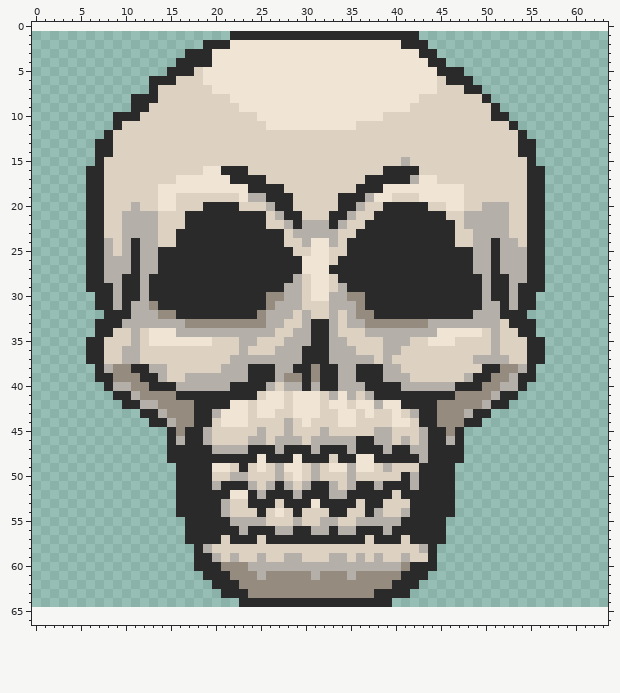
Two versions of one sprite sheet, assets/images/easy_difficulty.png. This is how it looked before the edit.
The file is 512x512 pixels, drawn in blocks of 8x8; one block is one cell here. The old version is drawn lined up with the new one, on the new canvas.
New version:
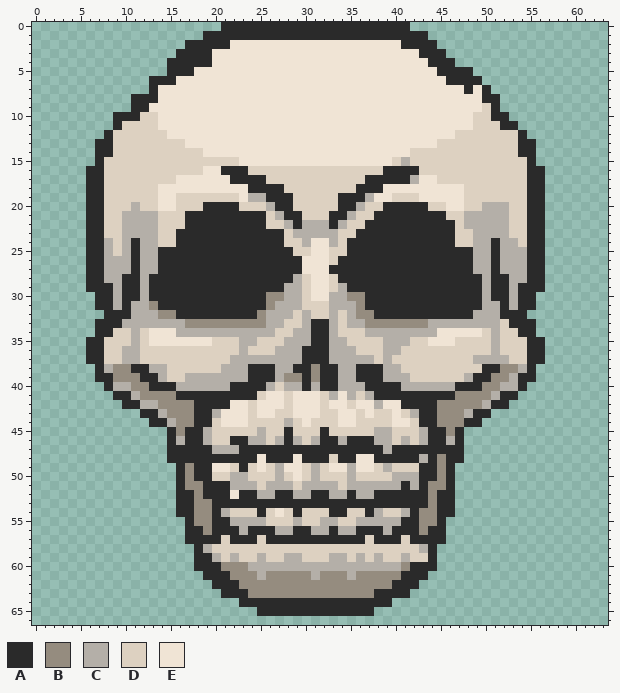
Palette (. is transparent): A #2a2a2a  B #958c7f  C #b4afa8  D #ddd1c1  E #f0e4d5
What changed:
canvas 64x64 -> 64x67, the old top-left corner now at 0,1
y 0: x 21..41 ..................... -> AAAAAAAAAAAAAAAAAAAAA
y 1: x 19..21 ... -> AAA; x 43 . -> A
y 2: x 17..18 .. -> AA; x 44 . -> A
y 3: x 16 . -> A; x 45 . -> A
y 4: x 15 . -> A; x 46 . -> A
y 5: x 18 D -> E; x 48 . -> A
y 6: x 16..18 DDD -> EEE; x 45 D -> E; x 49 . -> A
y 7: x 14..19 DDDDDD -> EEEEEE; x 45..47 DDD -> EEE; x 49..50 A. -> EA
y 8: x 14..21 DDDDDDDD -> EEEEEEEE; x 43..49 DDDDDDD -> EEEEEEE; x 51 . -> A
y 9: x 13..22 DDDDDDDDDD -> EEEEEEEEEE; x 42..49 DDDDDDDD -> EEEEEEEE
y 10: x 14..24 DDDDDDDDDDD -> EEEEEEEEEEE; x 39..48 DDDDDDDDDD -> EEEEEEEEEE
y 11: x 14..25 DDDDDDDDDDDD -> EEEEEEEEEEEE; x 36..48 DDDDDDDDDDDDD -> EEEEEEEEEEEEE; x 52 D -> A
y 12: x 15..46 DDDDDDDDDDDDDDDDDDDDDDDDDDDDDDDD -> EEEEEEEEEEEEEEEEEEEEEEEEEEEEEEEE
y 13: x 17..44 DDDDDDDDDDDDDDDDDDDDDDDDDDDD -> EEEEEEEEEEEEEEEEEEEEEEEEEEEE
y 14: x 19..41 DDDDDDDDDDDDDDDDDDDDDDD -> EEEEEEEEEEEEEEEEEEEEEEE
y 15: x 23..39 DDDDDDDDDDDDDDDDD -> EEEEEEEEEEEEEEEEE
y 45: x 28 C -> A; x 32 C -> A
y 46: x 22..23 DD -> AA; x 28 C -> A; x 32..33 CC -> AA; x 35 C -> A
y 47: x 23 C -> A; x 27 C -> A; x 31 C -> A; x 35 C -> A; x 42..43 CC -> AA
y 48: x 45 A -> B
y 49: x 17 A -> B; x 45 A -> B
y 50: x 17 A -> B; x 40..41 DA -> CC; x 45 A -> B
y 51: x 17..18 AA -> BB; x 20 C -> A; x 22..23 AA -> CC; x 27 A -> C; x 31..32 AA -> CC; x 36..37 AA -> CC; x 39..40 AA -> CC; x 44..45 AA -> BB
y 52: x 18 A -> B; x 23 E -> A; x 26 A -> C; x 30 A -> C; x 36..37 AA -> CC; x 40 D -> A; x 44 A -> B
y 53: x 18..19 AA -> BB; x 21..23 CDD -> AAA; x 27 D -> A; x 31 E -> A; x 36 D -> A; x 39..41 DDD -> AAA; x 44 A -> B
y 54..55: x 18..19 AA -> BB; x 43..44 AA -> BB
y 56: x 19 A -> B; x 43 A -> B
y 65: x 25..37 ............. -> AAAAAAAAAAAAA
Pixel boxes of the changes (left, top, right, bottom) in both pictures:
changed: (149, 22, 509, 166)
changed: (275, 427, 356, 454)
changed: (230, 436, 248, 454)
changed: (356, 445, 446, 535)
changed: (185, 463, 329, 535)
added: (257, 607, 374, 616)
